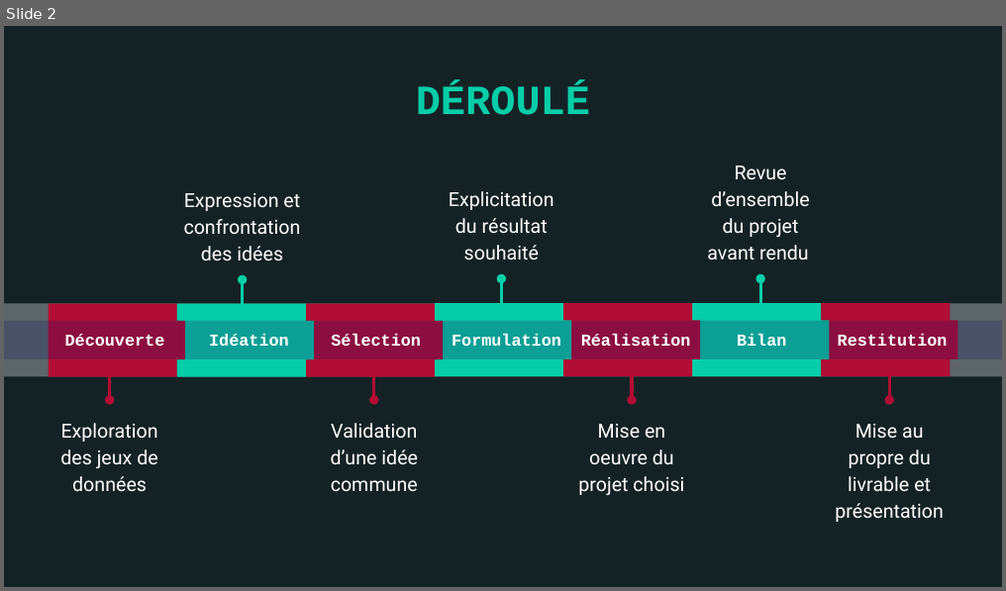
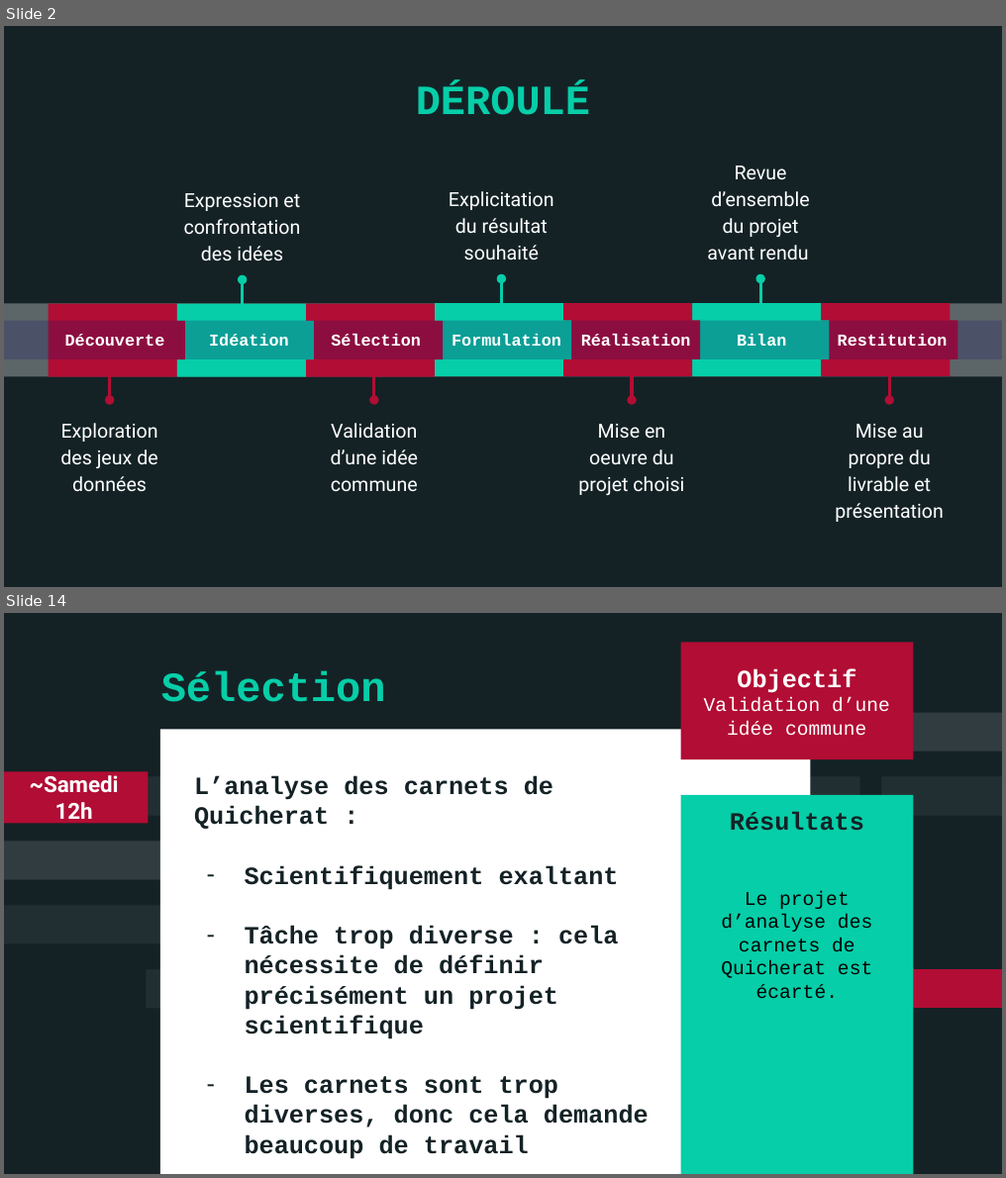
Before and after one commit to ademec/Serendipite-Godaille-Lenification, a slide deck: 2021-09 _ Carnet de bord.pptx. Shown one above the other, each under a label of ours: slide 2 before the commit, slides 2 and 14 after it; the slides between them are not shown. The pictures are 1006x591 and 1006x1178 pixels, drawn with LibreOffice and Linux fonts; fonts in the diff are those of the drawing. Boxes give left, top, right and bottom in pixels: in the first picture for what was removed or moved away, otherwise in the second. Text is boxed around its words. In the diff, an @@ line names an element or a change of style, - is before the commit and + after.

Commit message:
Mise en ligne du Carnet de Bord terminé.

```diff
--- a/2021-09 _ Carnet de bord.pptx
+++ b/2021-09 _ Carnet de bord.pptx
@@ slide 14 added at (x1=4, y1=613, x2=1002, y2=1174), background #142226 @@
@@ rectangle added at (x1=680, y1=642, x2=913, y2=760), fill #B20D34, 14 pt, text #FFFFFF @@
+Objectif Validation d’une idée commune
@@ title added at (x1=161, y1=671, x2=386, y2=702), 30 pt, text #06CEA8, bold @@
+Sélection
@@ rectangle added at (x1=160, y1=730, x2=810, y2=1174), fill #FFFFFF @@
@@ freeform shape added at (x1=756, y1=713, x2=1002, y2=752), fill #FFFFFF at 12% opacity @@
@@ title added at (x1=4, y1=771, x2=148, y2=824), fill #B20D34, 16 pt, text #FFFFFF, bold @@
+~Samedi 12h
@@ freeform shape added at (x1=138, y1=776, x2=258, y2=816), fill #FFFFFF at 6% opacity @@
@@ text added at (x1=194, y1=775, x2=648, y2=1159), 18 pt, text #142226, bold @@
+L’analyse des carnets de Quicherat :
+– Scientifiquement exaltant
+– Tâche trop diverse : cela nécessite de définir précisément un projet scientifique
+– Les carnets sont trop diverses, donc cela demande beaucoup de travail
@@ freeform shape added at (x1=602, y1=776, x2=860, y2=816), fill #FFFFFF at 6% opacity @@
@@ freeform shape added at (x1=881, y1=776, x2=1002, y2=816), fill #FFFFFF at 6% opacity @@
@@ rectangle added at (x1=680, y1=794, x2=913, y2=1174), fill #06CEA8, 14 pt, text #000000 @@
+Résultats
+Le projet d’analyse des carnets de Quicherat est écarté.
@@ freeform shape added at (x1=4, y1=842, x2=197, y2=880), fill #FFFFFF at 12% opacity @@
@@ freeform shape added at (x1=4, y1=905, x2=250, y2=945), fill #FFFFFF at 6% opacity @@
@@ freeform shape added at (x1=146, y1=969, x2=266, y2=1008), fill #FFFFFF at 6% opacity @@
@@ freeform shape added at (x1=888, y1=969, x2=1002, y2=1008), fill #B20D34 @@
```
Also in this commit, not shown: 9 slides changed, 23 other slides added, 1 slide removed.
